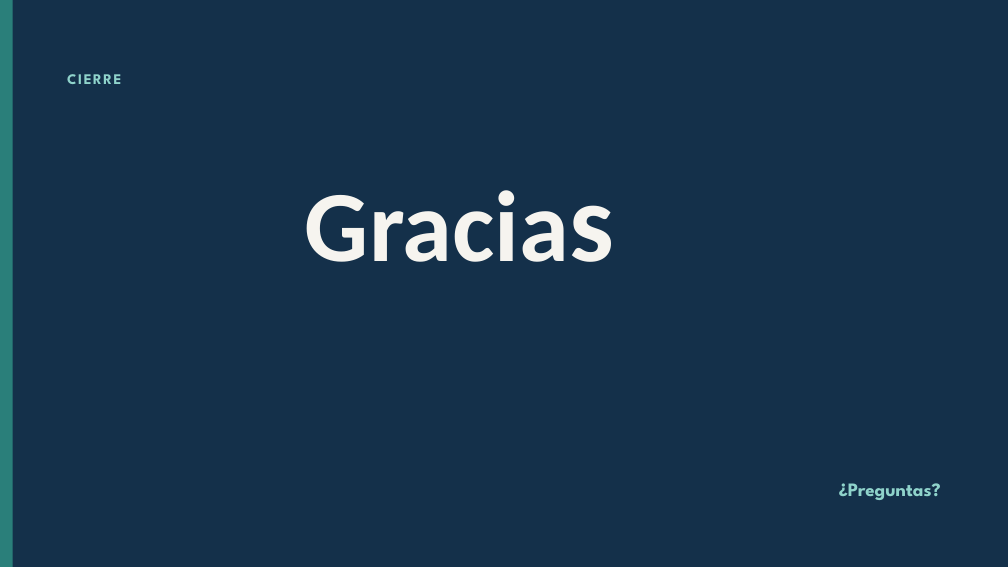
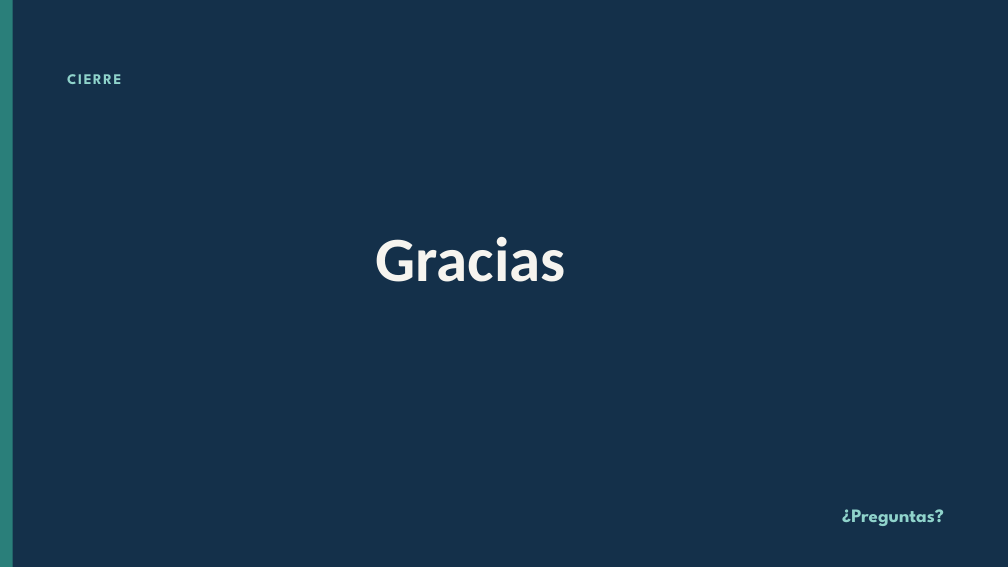
Before and after one commit to vivi-25-P/Analitica_Admisiones_Universitarias, a slide deck: slide 15 of presentacion/Sustentación analítica de admisiones del Instituto Universitario Horizonte.pptx. Drawn at 1008x567 pixels with LibreOffice and Linux fonts; fonts in the diff are those of the drawing. Boxes give left, top, right and bottom in pixels: in the first picture for what was removed or moved away, otherwise in the second. Text is boxed around its words. In the diff, an @@ line names an element or a change of style, - is before the commit and + after.

```diff
--- a/presentacion/Sustentación analítica de admisiones del Instituto Universitario Horizonte.pptx
+++ b/presentacion/Sustentación analítica de admisiones del Instituto Universitario Horizonte.pptx
@@ title "Gracias": place and size @@
-title "Gracias" at [305, 215, 724, 315]
+title "Gracias" at [375, 237, 565, 282]
@@ title "Gracias" at [375, 237, 565, 282]: size 96 to 60 pt, size 107 to 60 pt in "Gracias" @@
@@ text "¿Preguntas?": place and size @@
-text "¿Preguntas?" at [839, 483, 941, 500]
+text "¿Preguntas?" at [842, 509, 944, 526]
@@ text "¿Preguntas?" at [842, 509, 944, 526]: alignment right to left @@
```
Also in this commit, not shown: 4 other slides changed.
